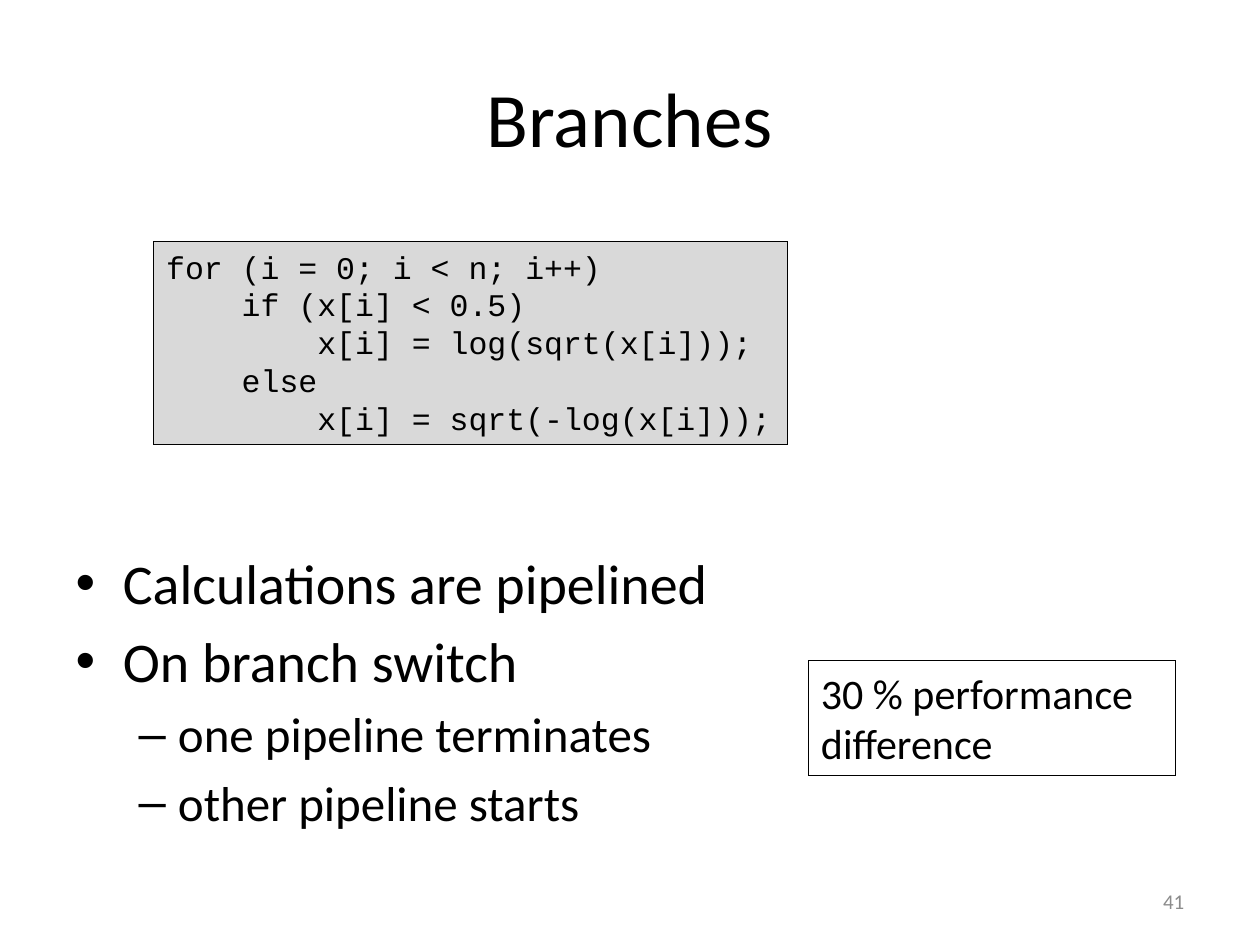
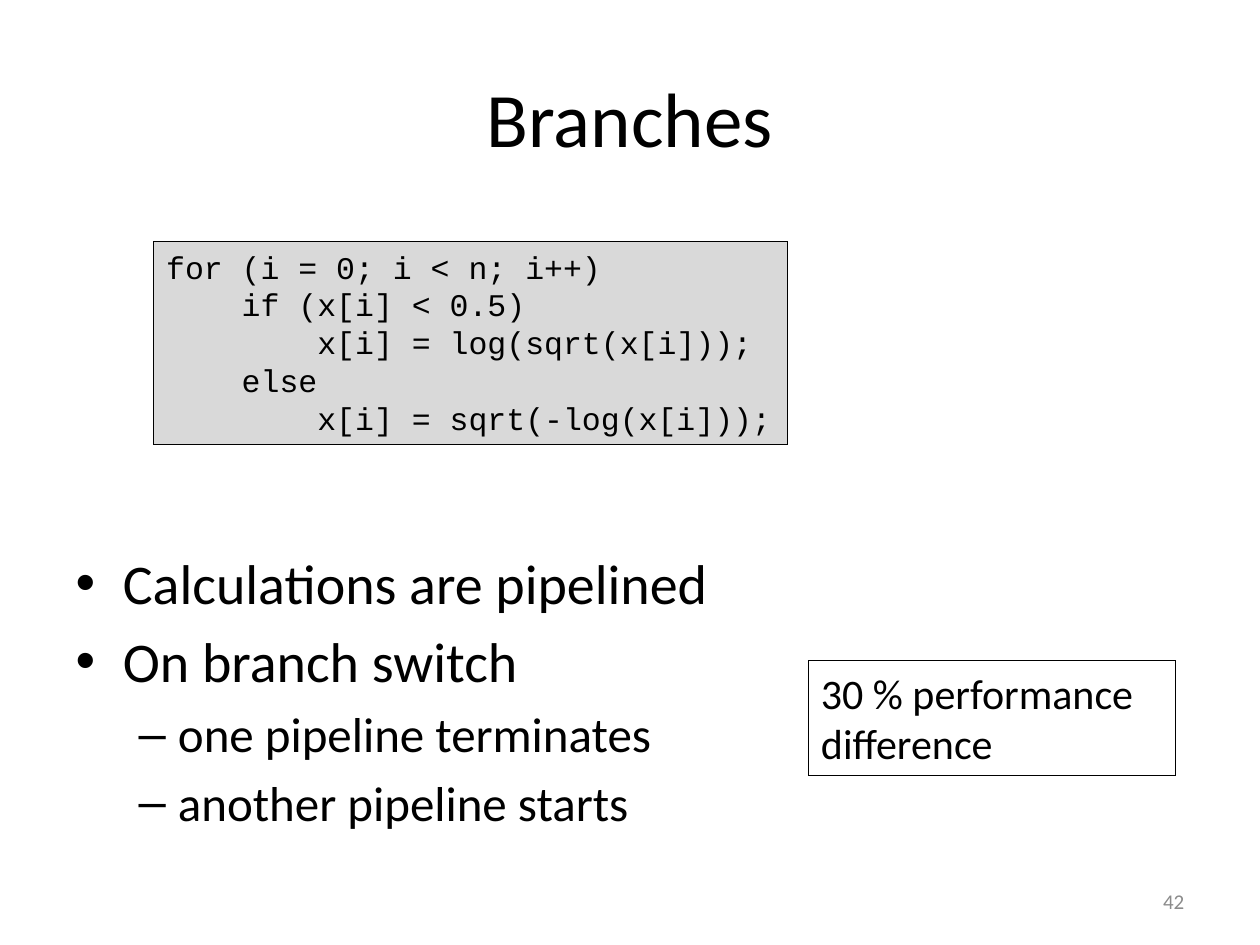
Before and after one commit to gjbex/Code-optimization, a slide deck: slide 42 of code_optimization.pptx (slide 41 before the commit). Drawn at 1260x945 pixels with LibreOffice and Linux fonts; fonts in the diff are those of the drawing. Boxes give left, top, right and bottom in pixels: in the first picture for what was removed or moved away, otherwise in the second. Text is boxed around its words. In the diff, an @@ line names an element or a change of style, - is before the commit and + after.

```diff
--- a/code_optimization.pptx
+++ b/code_optimization.pptx
@@ text at box(178, 787, 628, 829): text changed @@
-  – other pipeline starts
+  – another pipeline starts
@@ page number at box(1163, 895, 1184, 909): text changed @@
-41
+42
```
Also in this commit, not shown: 4 other slides changed, 2 slides added.
